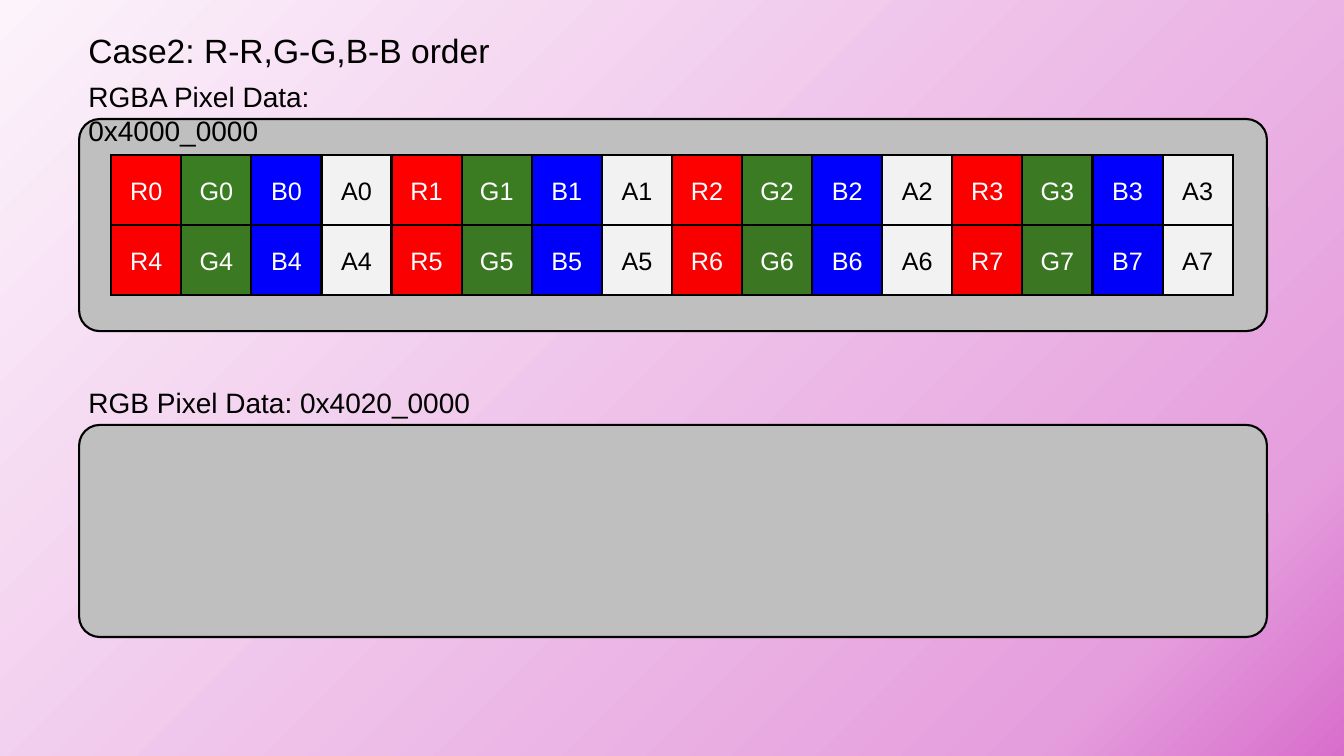
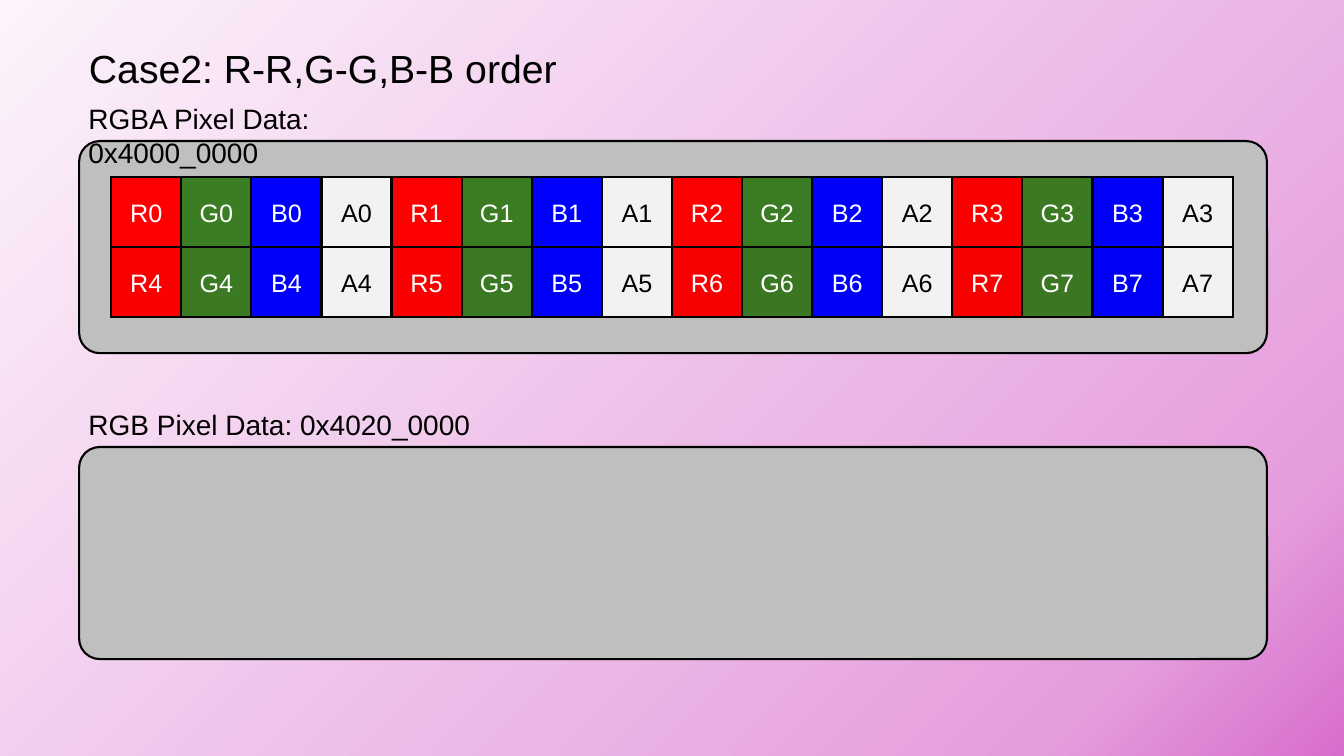
Before and after one commit to JinYeong-Jang/MP_Project, a slide deck: slide 5 of !report/report.pptx. Drawn at 1344x756 pixels with LibreOffice and Linux fonts; fonts in the diff are those of the drawing. Boxes give left, top, right and bottom in pixels: in the first picture for what was removed or moved away, otherwise in the second. Text is boxed around its words. In the diff, an @@ line names an element or a change of style, - is before the commit and + after.

```diff
--- a/!report/report.pptx
+++ b/!report/report.pptx
@@ text "Case2: R-R,G-G,B-B order": place and size @@
-text "Case2: R-R,G-G,B-B order" at (88, 38, 489, 68)
+text "Case2: R-R,G-G,B-B order" at (89, 54, 556, 88)
@@ text "Case2: R-R,G-G,B-B order" at (89, 54, 556, 88): size 24 to 28 pt @@
@@ 32 rectangles, 2 texts, 2 rounded rectangles: place and size @@
-32 rectangles, 2 texts, 2 rounded rectangles at (79, 86, 1266, 637)
+32 rectangles, 2 texts, 2 rounded rectangles at (79, 108, 1266, 658)
```
Also in this commit, not shown: 6 other slides changed, 1 slide added, 2 slides removed, 2 other files.
